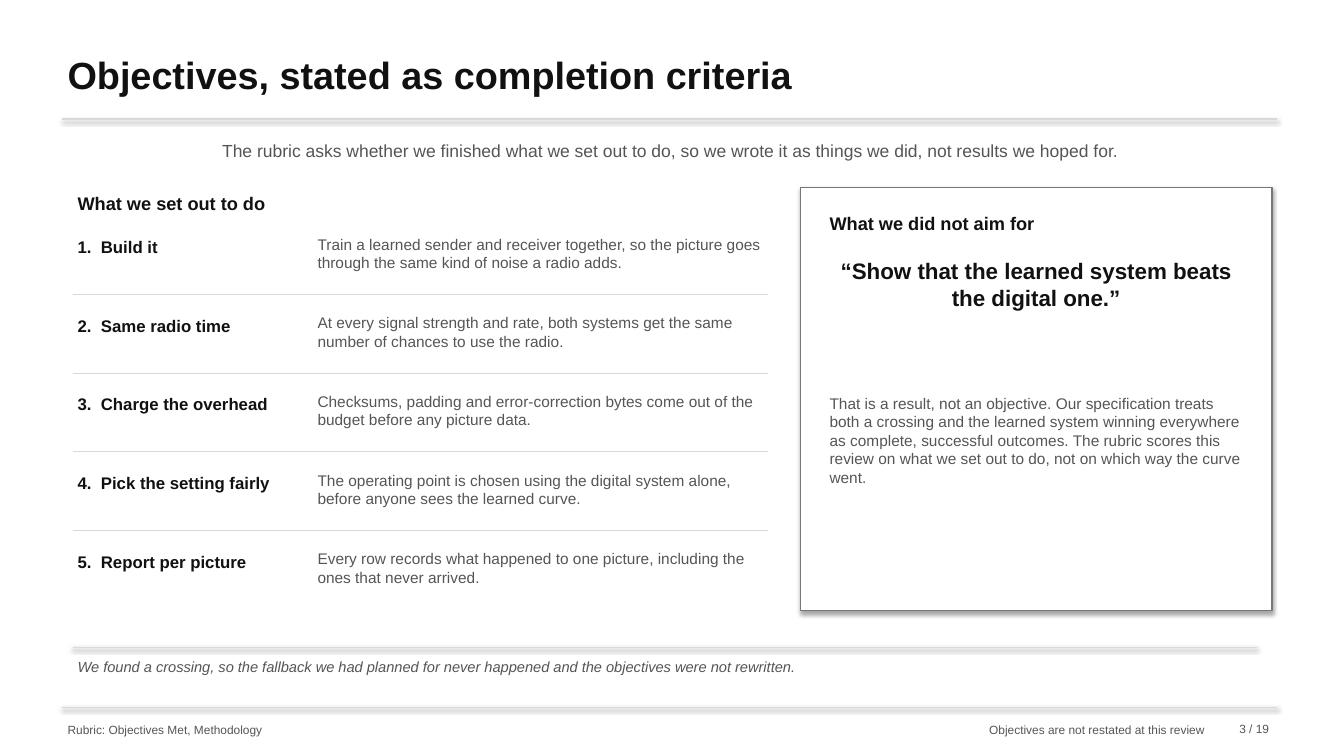
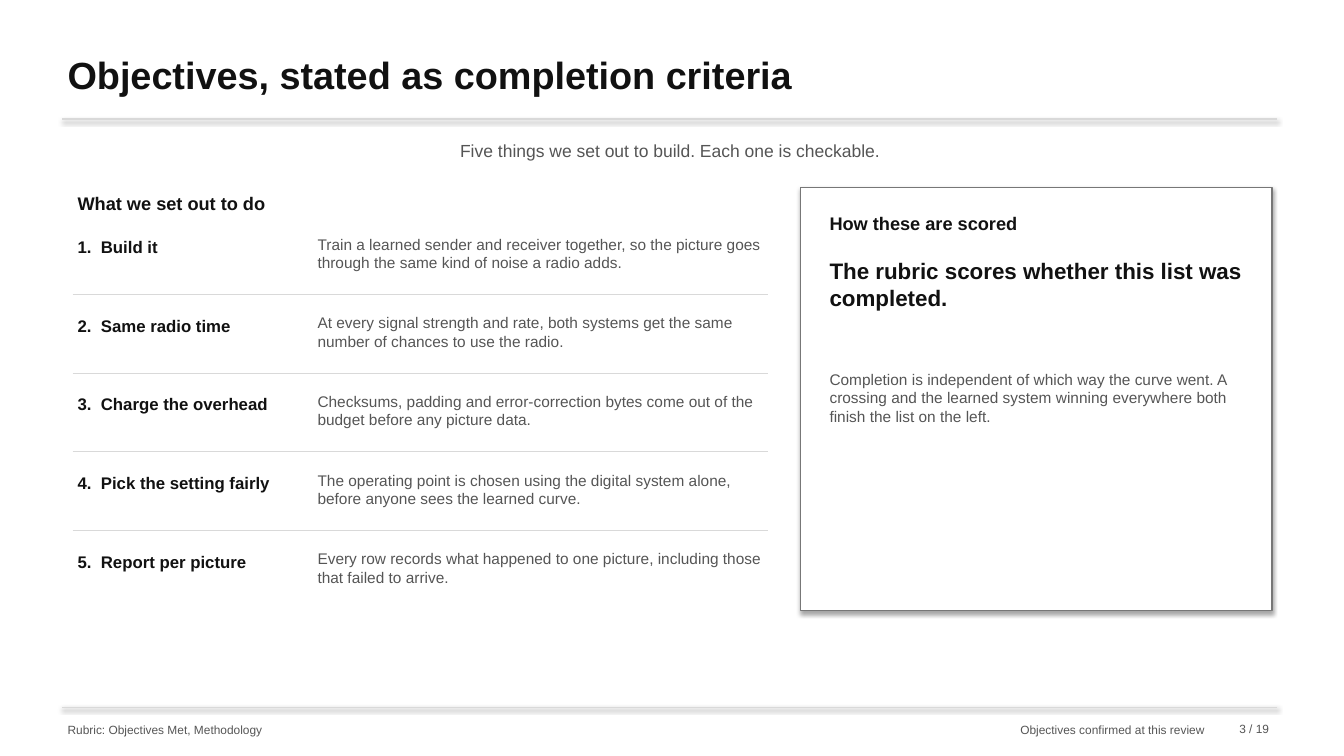
Before and after one commit to nxck2005/capstone, a slide deck: slide 3 of deliverables/review-2/semantic-communication-second-review.pptx. Drawn at 1344x756 pixels with LibreOffice and Linux fonts; fonts in the diff are those of the drawing. Boxes give left, top, right and bottom in pixels: in the first picture for what was removed or moved away, otherwise in the second. Text is boxed around its words. In the diff, an @@ line names an element or a change of style, - is before the commit and + after.

```diff
--- a/deliverables/review-2/semantic-communication-second-review.pptx
+++ b/deliverables/review-2/semantic-communication-second-review.pptx
@@ text at (x1=460, y1=144, x2=880, y2=161): text changed @@
-The rubric asks whether we finished what we set out to do, so we wrote it as things we did, not results we hoped for.
+Five things we set out to build. Each one is checkable.
@@ text at (x1=830, y1=216, x2=1018, y2=230): text changed @@
-What we did not aim for
+How these are scored
@@ text at (x1=830, y1=262, x2=1241, y2=311): text changed @@
-“Show that the learned system beats the digital one.”
+The rubric scores whether this list was completed.
@@ text at (x1=830, y1=374, x2=1227, y2=422): text changed @@
-That is a result, not an objective. Our specification treats both a crossing and the learned system winning everywhere as complete, successful outcomes. The rubric scores this review on what we set out to do, not on which way the curve went.
+Completion is independent of which way the curve went. A crossing and the learned system winning everywhere both finish the list on the left.
@@ text at (x1=318, y1=553, x2=761, y2=583): text changed @@
-Every row records what happened to one picture, including the ones that never arrived.
+Every row records what happened to one picture, including those that failed to arrive.
@@ line removed from (73, 647) to (1257, 647) @@
@@ text removed at (x1=78, y1=661, x2=795, y2=675) @@
-We found a crossing, so the fallback we had planned for never happened and the objectives were not rewritten.
@@ text at (x1=1020, y1=725, x2=1204, y2=737): text changed @@
-Objectives are not restated at this review
+Objectives confirmed at this review
```
Also in this commit, not shown: 18 other slides changed, 25 other files.
